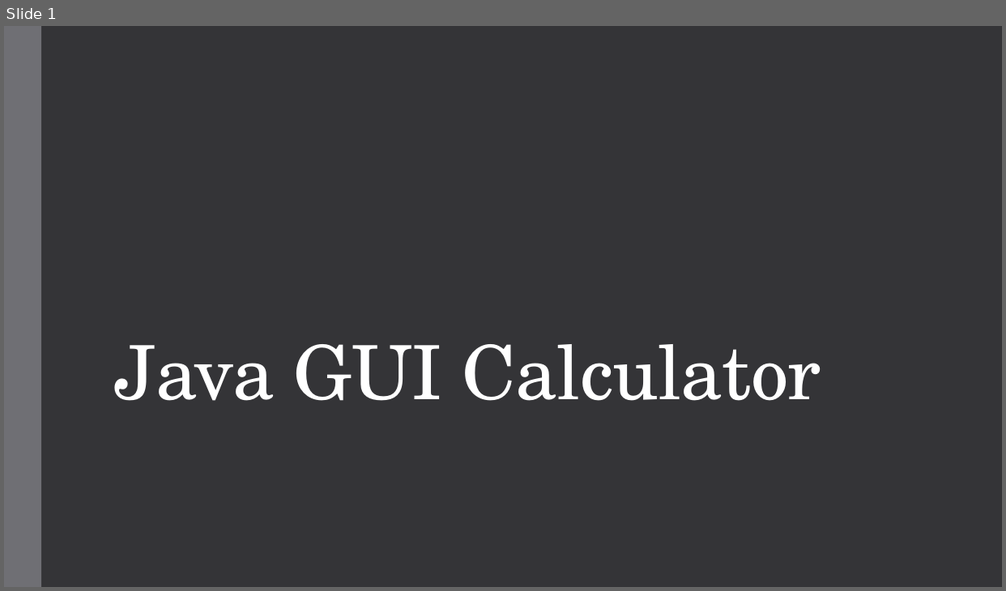
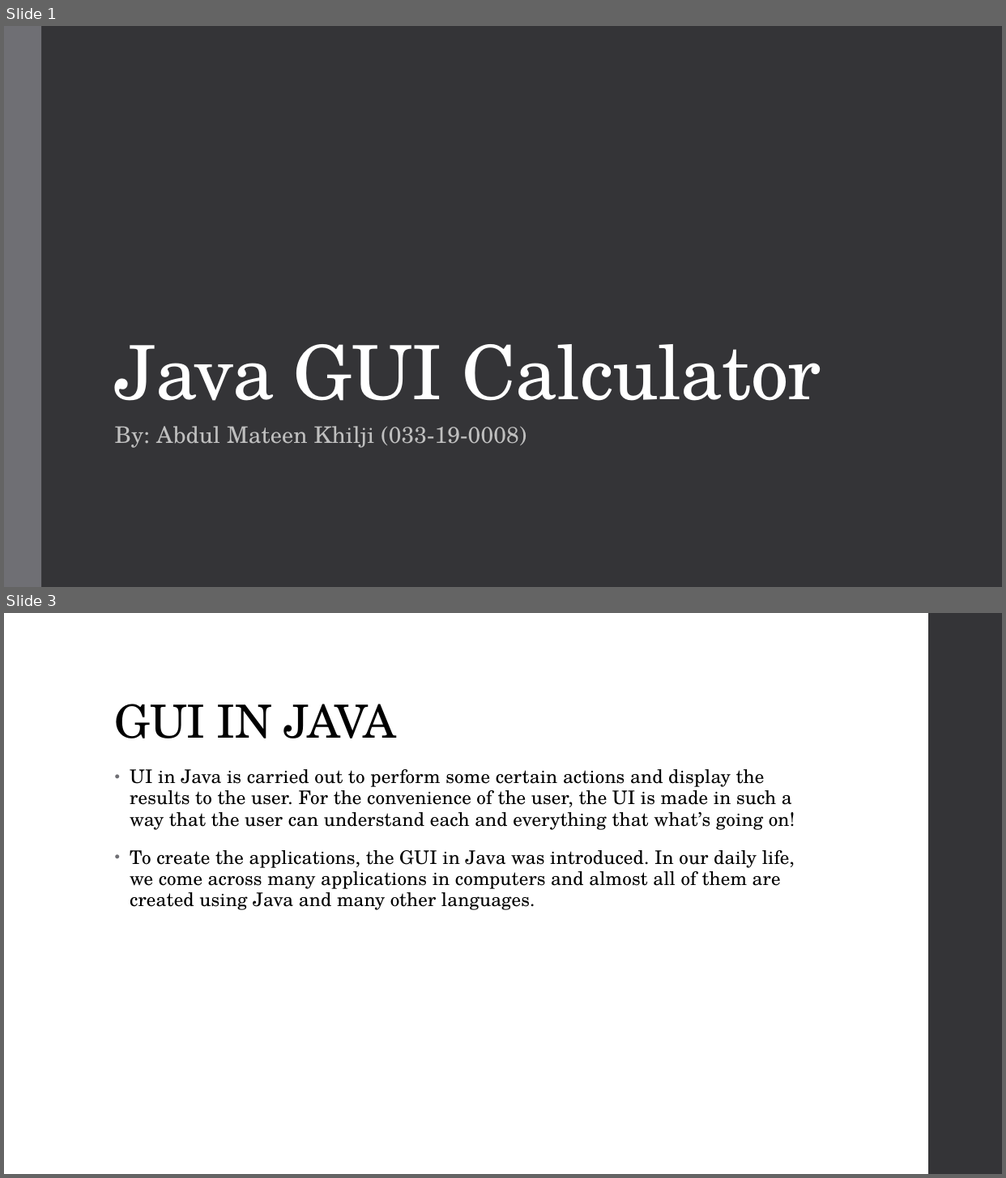
Before and after one commit to JealousGx/oop-simple-calculator, a slide deck: Calculator.pptx. Shown one above the other, each under a label of ours: slide 1 before the commit, slides 1 and 3 after it; the slides between them are not shown. The pictures are 1006x591 and 1006x1178 pixels, drawn with LibreOffice and Linux fonts; fonts in the diff are those of the drawing. Boxes give left, top, right and bottom in pixels: in the first picture for what was removed or moved away, otherwise in the second. Text is boxed around its words. In the diff, an @@ line names an element or a change of style, - is before the commit and + after.

```diff
--- a/Calculator.pptx
+++ b/Calculator.pptx
@@ slide 3 added at <box>4,613,1002,1174</box>, background #FFFFFF @@
@@ rectangle added at <box>928,613,1002,1174</box>, fill #353537 @@
@@ title added at <box>115,704,396,739</box>, 44 pt, text #000000 @@
+GUI IN JAVA
@@ text added at <box>130,769,795,910</box>, 18 pt, text #000000 @@
+• UI in Java is carried out to perform some certain actions and display the results to the user. For the convenience of the user, the UI is made in such a way that the user can understand each and everything that what’s going on!
+• To create the applications, the GUI in Java was introduced. In our daily life, we come across many applications in computers and almost all of them are created using Java and many other languages.
@@ slide 1 changed as well @@
@@ subtitle added at <box>115,426,526,448</box>, 22 pt, text #BFBFBF @@
+By: Abdul Mateen Khilji (033-19-0008)
```
Also in this commit, not shown: 6 other slides added, 1 slide removed, 1 other file.
